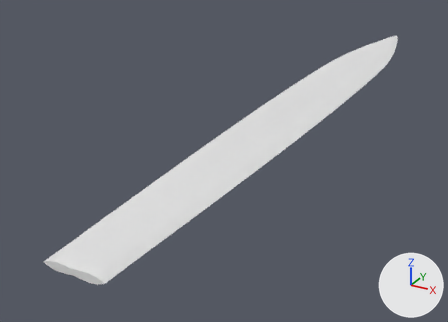
Renders of the glTF model godot/assets/waffen/modelle/grossschwertklinge/t5_4.glb from each side of a commit.
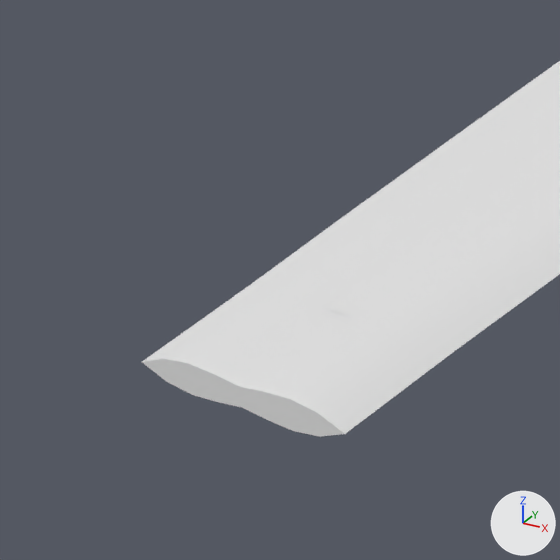
Each version appears first whole from a 50 mm lens placed at (0.364, -0.166, 0.332), pointed at (-0.097, 0.672, -0.086), and next in a close-up on the part from 0% to 38% of the width and 47% to 100% of the height. Lighting does not change. The marker at lower right points along +X, +Y and +Z. The first two pictures are the older version. Vertices at exactly the same position are counted once.

Objects in the first close-up: 'grossschwertklinge_t5_4'.
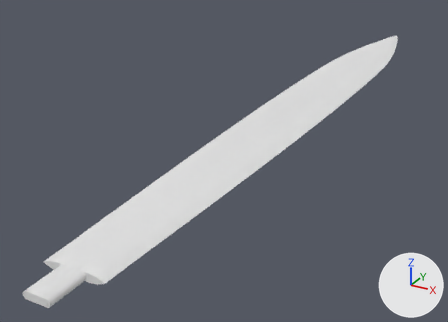
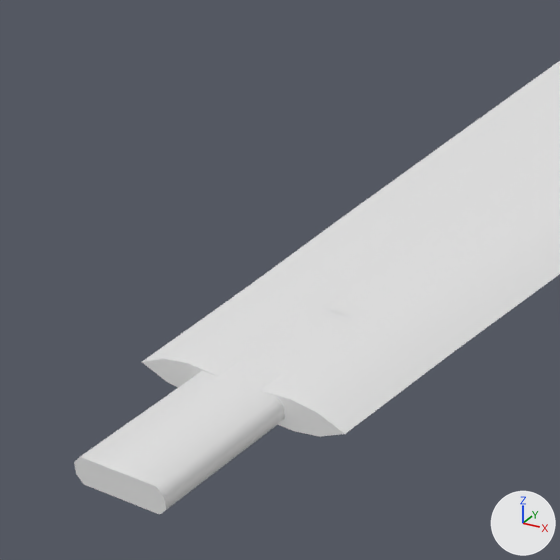
Location of each change, (x1, y1, x2, y2) in pixels of the close-ups (560 x 560 px):
'grossschwertklinge_t5_4', reshaped
    before: (142, 61, 560, 437)
    after: (74, 61, 560, 514)
part 1 of me_grossschwertklinge_t5_4, added
    after: (74, 360, 285, 514)

Diff of the bpy script that builds the scene:
```diff
--- a/godot/assets/waffen/modelle/grossschwertklinge/t5_4.glb.py
+++ b/godot/assets/waffen/modelle/grossschwertklinge/t5_4.glb.py
@@ me_grossschwertklinge_t5_4 @@
 # used by ob_grossschwertklinge_t5_4; location = (0.0, 0.0, 0.0)
-me_grossschwertklinge_t5_4.from_pydata(...)  # 421 vertices, 798 faces; spans x -0.058..0.058, y 0.2..1.384, z -0.005..0.005
+me_grossschwertklinge_t5_4.from_pydata(...)  # 437 vertices, 826 faces; spans x -0.058..0.058, y 0.152..1.384, z -0.005..0.005
+# me_grossschwertklinge_t5_4 part 1: a new loose piece of 16 vertices spanning x -0.016..0.016, y 0.152..0.21, z -0.005..0.005, in mat_klinge (white #e7e7e7)
 me_grossschwertklinge_t5_4.materials.append(mat_klinge)
```
